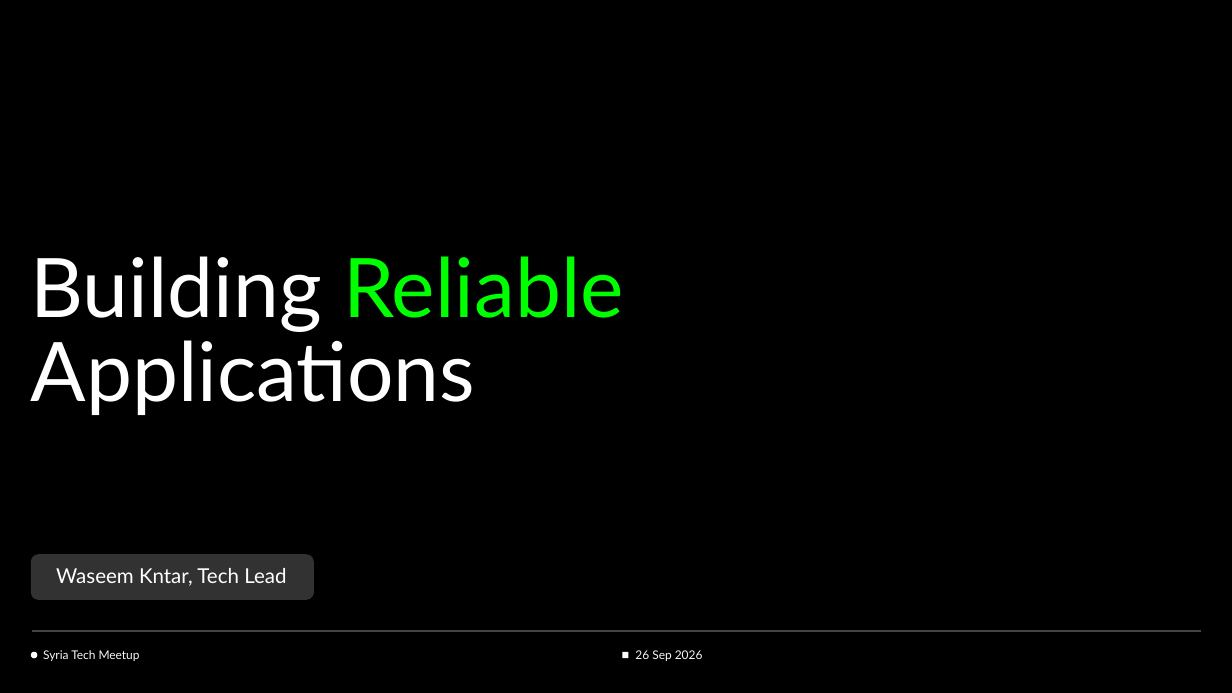
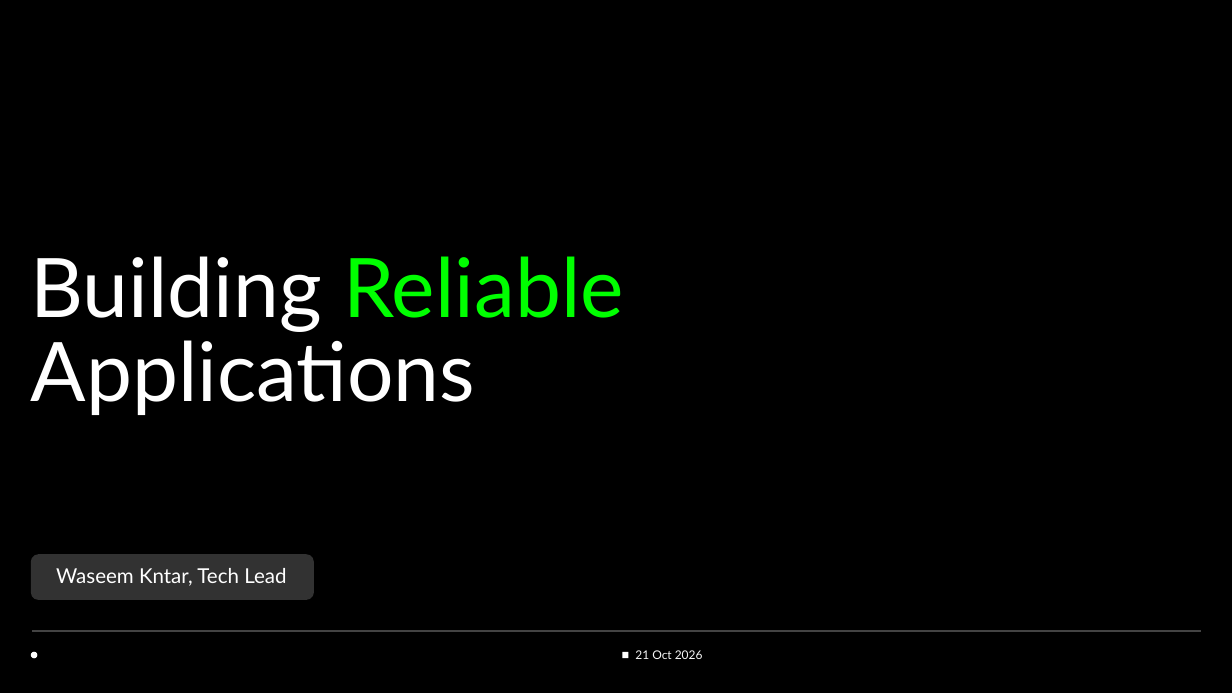
Before and after one commit to mo-waseem/realiable_app, a slide deck: slide 1 of Building Reliable Applications.pptx. Drawn at 1232x693 pixels with LibreOffice and Linux fonts; fonts in the diff are those of the drawing; background and template pictures are left out. Boxes give left, top, right and bottom in pixels: in the first picture for what was removed or moved away, otherwise in the second. Text is boxed around its words. In the diff, an @@ line names an element or a change of style, - is before the commit and + after.

```diff
--- a/Building Reliable Applications.pptx
+++ b/Building Reliable Applications.pptx
@@ subtitle removed at (43, 650, 140, 661) @@
-Syria Tech Meetup
@@ subtitle at (635, 650, 703, 659): text changed @@
-26 Sep 2026
+21 Oct 2026
```
Also in this commit, not shown: 29 other slides changed, 7 other files.
